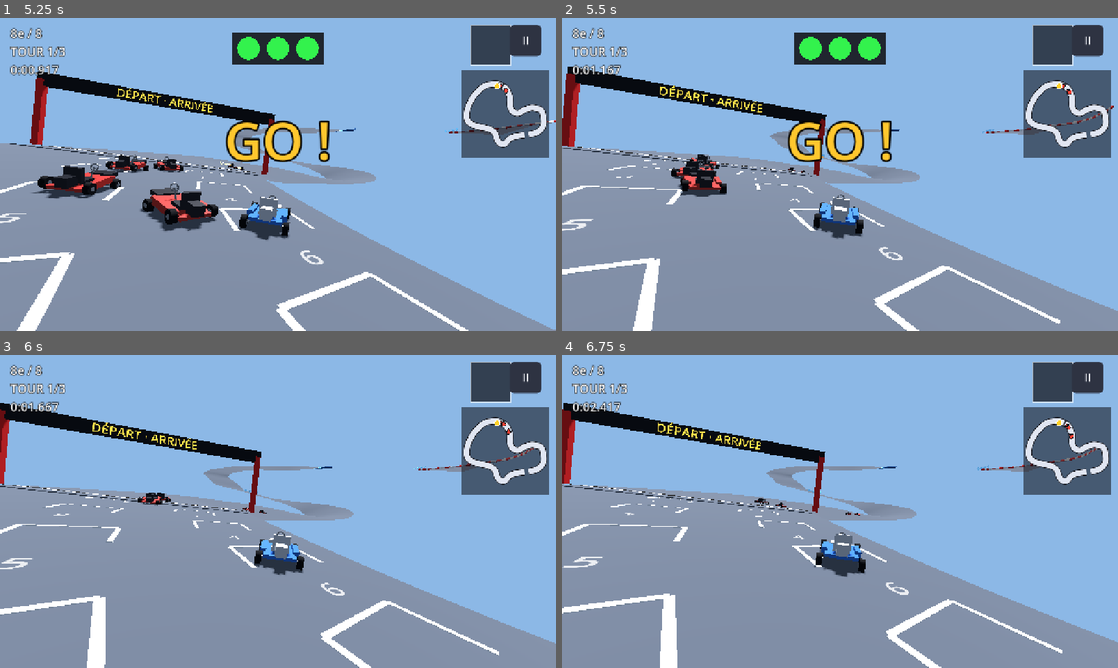
Above: before the commit, frames 1-4 (two rows, left to right).
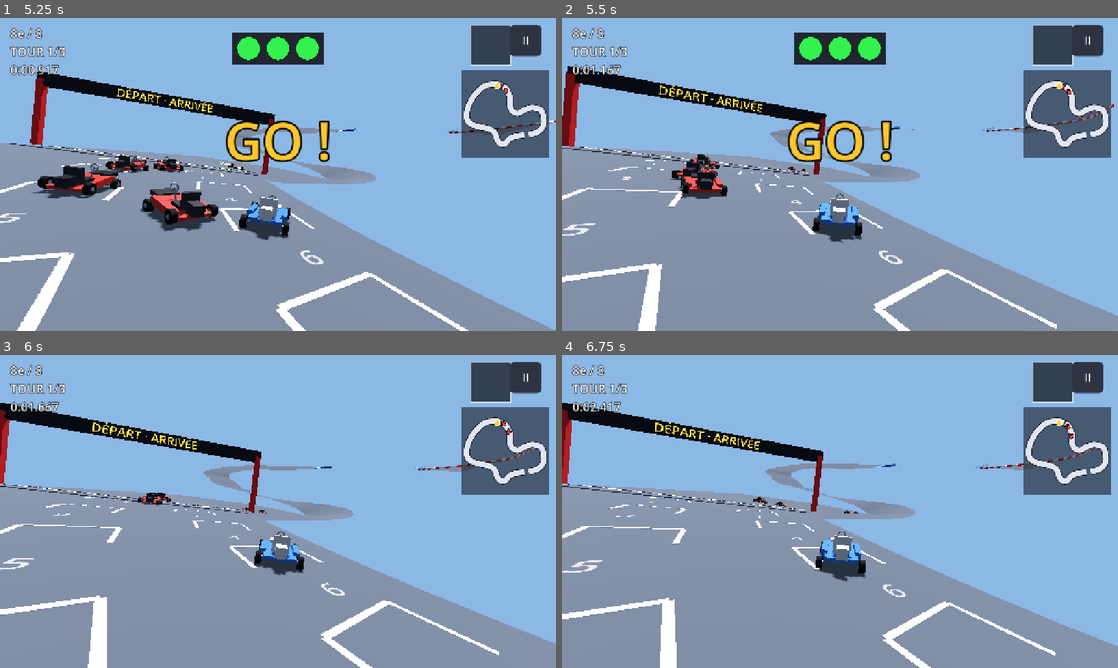
Above: after the commit, the same moments.

Repository: Ajustor/superKart
Game: Godot game, scene res://scenes/race.tscn
Two runs of this game, one before a commit and one after it. Both use one fixed random seed, a clock stepped at 60 frames per second and the inputs below. This scene is started directly instead of the project's main scene.
Inputs (mouse positions are in pixels of both pictures, inside the frame that each line leads up to):
- Up to frame 1 (5.25 s): click "II" at 0.5 s; click "Recommencer" at 1.25 s; tap Enter at 2 s; move the mouse to (400, 158) at 2.02 s; hold Right (steer_right) 2.03-2.75 s; hold Space (drift) 2.03-2.75 s; click (400, 158) at 2.17 s; drag from (166, 190) to (250, 237) at 2.77 s; move the mouse to (333, 105) at 3.52 s; hold Right (steer_right) 3.53-4.25 s; hold Up (throttle) 3.53-4.25 s; tap Space (drift) at 3.8 s; drag from (250, 237) to (111, 127) at 4.27 s; move the mouse to (444, 221) at 5.02 s; hold Left (steer_left) from 5.03 s (still down); hold Shift from 5.03 s (still down)
- Up to frame 2 (5.5 s): keep holding Left (steer_left); keep holding Shift; tap Space (drift) at 5.3 s
- Up to frame 3 (6 s): release Left (steer_left) at 5.75 s; release Shift at 5.75 s; drag from (111, 464) to (194, 433) at 5.77 s
- Up to frame 4 (6.75 s): move the mouse to (867, 511) at 6.52 s; hold Down (brake) from 6.53 s (still down); hold Space (drift) from 6.53 s (still down); click (867, 511) at 6.67 s

Frame 1 is identical in both runs. In frame 2, 5.2% of the frame differs, in the area x 0-100%, y 15-100%; in frame 3, 0.8%; in frame 4, 4.9%.

Commit message:
Bond du dérapage visible, et possible à toute vitesse
Mesuré : le bond montait à 12,5 cm en 0,20 s, invisible derrière le kart.
Il a maintenant sa propre gravité : 30 cm de haut, même durée, la glisse
commence toujours à l'atterrissage. Et il se fait à toute vitesse, même à
l'arrêt ; seule la glisse demande de la vitesse, vérifiée à l'atterrissage.

Co-Authored-By: Claude Opus 5.5 <noreply@anthropic.com>
Claude-Session: https://claude.ai/code/session_01MSZmi6hTcr7pxStusqEuw9

Diff:
--- a/scripts/kart/kart.gd
+++ b/scripts/kart/kart.gd
@@ -169,7 +169,9 @@
 	if au_sol and _vertical <= 0.0:
 		_vertical = 0.0
 	else:
-		_vertical -= stats.gravity * delta
+		# Pendant le bond du dérapage, sa gravité à lui : plus haut, aussi court.
+		var gravite := stats.hop_gravity if motor.state == KartMotor.State.HOP else stats.gravity
+		_vertical -= gravite * delta
 
 	# La normale BRUTE pilote la trajectoire, la lissée ne sert qu'à l'œil.
 	# Les confondre coûtait cher : à 10 d'amortissement, la normale lissée a
--- a/scripts/kart/kart_motor.gd
+++ b/scripts/kart/kart_motor.gd
@@ -143,8 +143,8 @@
 		return
 	if _drift_locked_out:
 		return
-	if speed < stats.min_drift_speed:
-		return
+	# Le bond se fait à toute vitesse, même à l'arrêt, comme dans Mario Kart :
+	# c'est la glisse qui demande de la vitesse, vérifiée à l'atterrissage.
 	var braque := absf(cmd.steer) >= STEER_DEADZONE
 	if not braque and _derapage_avant:
 		return
@@ -160,16 +160,19 @@
 	hop_timer -= delta
 	if hop_timer > 0.0:
 		return
-	if cmd.drift and drift_dir != 0:
+	if cmd.drift and drift_dir != 0 and speed >= stats.min_drift_speed:
 		state = State.DRIFT
 		hop_timer = 0.0
 		drift_charge = 0.0
 		drift_angle = 0.0
 		palier_courant = 0
 	else:
-		# Un simple saut. Bouton encore tenu : il faudra le relâcher pour en
-		# refaire un, sans quoi le kart sautillerait tout seul.
-		if cmd.drift:
+		# Un simple saut. Braqué mais trop lent pour glisser, bouton encore
+		# tenu : il faudra le relâcher pour en refaire un, sans quoi le kart
+		# sautillerait tout seul. Sans braquage, pas besoin : un bouton tenu
+		# sans braquer ne relance pas de bond, et braquer ensuite doit lancer
+		# la glisse (bouton tenu dès le départ, avant d'avoir la vitesse).
+		if cmd.drift and drift_dir != 0:
 			_drift_locked_out = true
 		_end_drift()
 
--- a/scripts/kart/kart_stats.gd
+++ b/scripts/kart/kart_stats.gd
@@ -34,10 +34,14 @@
 ## glisse à nouveau plus large que de ne rien faire.
 @export var drift_curvature_min: float = 0.68
 
-## Monté de 0,15 à 0,20 s : l'impulsion en découle, et le saut passait de 8 cm,
-## invisible, à 15 cm. Le début de la glisse coïncide toujours avec
-## l'atterrissage, puisque hop_impulse est dérivée de cette durée.
+## Durée du bond d'entrée en dérapage. La glisse commence à l'atterrissage.
 @export var hop_duration: float = 0.20
+
+## Hauteur du bond. Mesuré : avec la gravité ordinaire, le bond de 0,20 s
+## montait à 12,5 cm — invisible derrière le kart, on croyait qu'il ne sautait
+## pas. Le bond a donc sa propre gravité, plus forte : il monte franchement et
+## retombe quand même pile au bout de hop_duration.
+@export var hop_height: float = 0.35
 
 ## La charge du mini-turbo monte plus vite quand on serre le virage : braquer
 ## vers l'intérieur la fait monter à plein régime (1), contre-braquer au
@@ -94,11 +98,15 @@
 ## les vitesses : sinon, en 50cc, on tombait dans les trous.
 @export var echelle_des_tremplins: float = 1.0
 
-## Calé pour que l'atterrissage coïncide avec le début de la glisse.
-## Dérivé plutôt qu'exporté : régler hop_duration sans réajuster cette
-## valeur à la main recréerait un kart qui retombe en pleine glisse.
+## Impulsion et gravité du bond, calées pour qu'il monte à hop_height et
+## retombe au bout de hop_duration : l'atterrissage coïncide avec le début de
+## la glisse. Dérivées plutôt qu'exportées : régler l'une sans l'autre
+## recréerait un kart qui retombe en pleine glisse.
 var hop_impulse: float:
-	get: return gravity * hop_duration / 2.0
+	get: return 4.0 * hop_height / hop_duration
+
+var hop_gravity: float:
+	get: return 8.0 * hop_height / (hop_duration * hop_duration)
 
 @export_group("Marche arrière")
 @export var max_reverse_speed: float = 7.0
--- a/tests/test_kart_motor.gd
+++ b/tests/test_kart_motor.gd
@@ -539,3 +539,24 @@
 			"%s doit être stable entre 30 et 60 Hz" % champ)
 		assert_almost_eq(rapide[champ], normal[champ], 0.15,
 			"%s doit être stable entre 120 et 60 Hz" % champ)
+
+
+## Mesuré : le bond montait à 12,5 cm, invisible derrière le kart — on
+## croyait que le bouton ne faisait rien.
+func test_le_bond_se_voit_et_retombe_a_temps() -> void:
+	var v := stats.hop_impulse
+	var g := stats.hop_gravity
+	assert_almost_eq(v * v / (2.0 * g), stats.hop_height, 0.001, "il monte à sa hauteur")
+	assert_gte(stats.hop_height, 0.3, "assez haut pour se voir")
+	assert_almost_eq(2.0 * v / g, stats.hop_duration, 0.001,
+		"et retombe au moment où la glisse commence")
+
+
+func test_on_bondit_meme_a_l_arret() -> void:
+	motor.speed = 2.0
+	cmd.drift = true
+	cmd.steer = 1.0
+	motor.step(cmd, 1.0 / 60.0)
+	assert_eq(motor.state, KartMotor.State.HOP, "comme dans Mario Kart, le bond ne demande pas de vitesse")
+	_run(stats.hop_duration + 0.1)
+	assert_ne(motor.state, KartMotor.State.DRIFT, "la glisse, elle, en demande")
